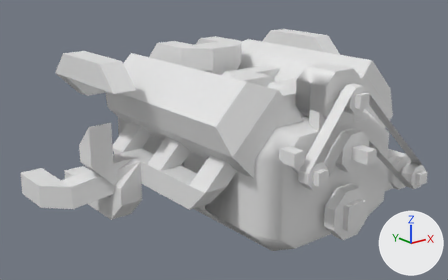
What one commit did to the OBJ model mccore/src/main/resources/assets/ivv/objmodels/parts/experimentalengine.obj.
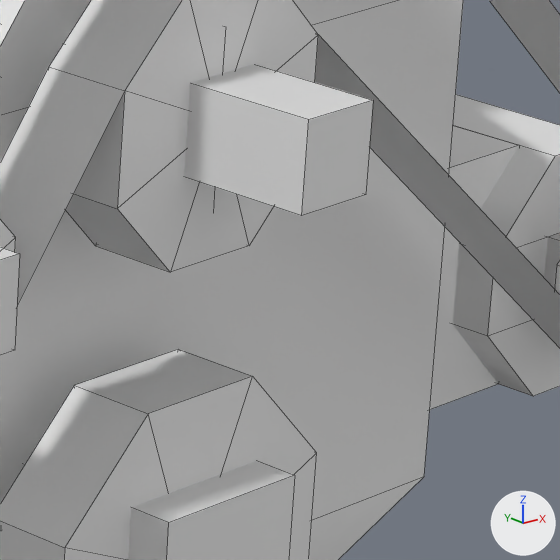
The first picture shows the older version from a 50 mm lens placed at (-1.103, -1.619, 0.617), pointed at (-0.067, -0.325, 0.1). The close-ups show both versions on the part from 73% to 90% of the width and 49% to 76% of the height of that picture; other places that the commit changed are outside them. The axes (+X, +Y, +Z) are drawn at lower right. The lights are the same throughout. The close-ups show mesh edges as thin lines. Materials are left out; every surface is plain grey. Where no turn or scale is listed for an object, it has been applied to the vertices. Vertices at the same position are counted once.

The scene before the commit, as lines of its bpy script (objects in view):
```python
me_belt = bpy.data.meshes.new('belt')
me_belt.from_pydata(...)  # 20 vertices, 5 faces; spans x -0.156..0.278, y -0.734..-0.703, z 0.0..0.294
me_belt.materials.append(mat_m_42fd4b5a_148b_5168_0e37_78d0de8dce10)
# before: 12 (-0.047, -0.703, 0.176) at pixel (48, 66), 13 (-0.047, -0.734, 0.176) at pixel (124, 90), 14 (-0.094, -0.734, 0.112), 15 (-0.094, -0.703, 0.112)
me_pulley = bpy.data.meshes.new('pulley')
me_pulley.from_pydata(...)  # 26 vertices, 30 faces; spans x -0.047..0.047, y -0.781..-0.625, z 0.109..0.203
me_pulley.materials.append(mat_m_42fd4b5a_148b_5168_0e37_78d0de8dce10)
# before: 1 (0.016, -0.781, 0.172) at pixel (373, 100), 2 (0.016, -0.781, 0.141) at pixel (365, 194), 4 (-0.016, -0.781, 0.141) at pixel (301, 215), 5 (-0.016, -0.781, 0.172) at pixel (308, 119)
me_tensioner_pulley = bpy.data.meshes.new('tensioner_pulley')
me_tensioner_pulley.from_pydata(...)  # a box spanning x -0.1406..-0.1094, y -0.75..-0.7031, z 0.1094..0.1406; an 8-sided cylinder along y spanning x -0.1562..-0.0938, y -0.7344..-0.7031, z 0.0938..0.1563
me_tensioner_pulley.materials.append(mat_m_42fd4b5a_148b_5168_0e37_78d0de8dce10)
ob_belt = bpy.data.objects.new('belt', me_belt)
ob_belt.location = (0.0, 0.0, 0.0)
ob_pulley = bpy.data.objects.new('pulley', me_pulley)
ob_pulley.location = (0.0, 0.0, 0.0)
ob_tensioner_pulley = bpy.data.objects.new('tensioner_pulley', me_tensioner_pulley)
ob_tensioner_pulley.location = (0.0, 0.0, 0.0)
# also in view: 'dampener' at (0.0, -0.688, 0.0); 'powersteering' at (0.25, -0.641, 0.031); 'block_front' at (0.03, -0.562, 0.107)
```
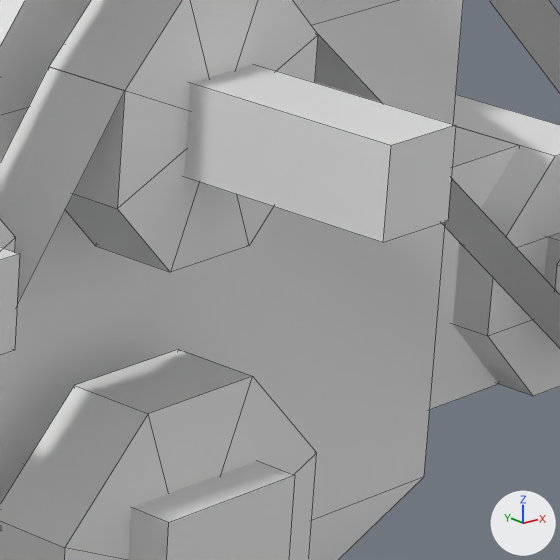
Boxes (x1, y1, x2, y2) around the edits, measured in the close-ups (560 x 560 px; the box of a moved part takes in the faces that stretch with it):
'pulley', reshaped: before (49, 0, 373, 272); after (49, 0, 456, 272)
part 1 of me_belt, moved or reshaped: (0, 67, 124, 305) in both
part 2 of me_pulley, moved or reshaped: before (184, 64, 373, 216); after (184, 64, 456, 243)

Patch to the scene script:
```diff
--- a/mccore/src/main/resources/assets/ivv/objmodels/parts/experimentalengine.obj.py
+++ b/mccore/src/main/resources/assets/ivv/objmodels/parts/experimentalengine.obj.py
@@ me_belt @@
 me_belt.from_pydata(...)  # 20 vertices, 5 faces; spans x -0.156..0.278, y -0.734..-0.703, z 0.0..0.294
 # used by ob_belt; location = (0.0, 0.0, 0.0)
 # verts and faces of me_belt; kept vertices keep their numbers, new ones are numbered from 20
+# me_belt part 1
+delete_faces([(12, 13, 14, 15)])
+faces += [(12, 15, 14, 13)]
@@ me_pulley @@
 me_pulley.from_pydata(...)  # 26 vertices, 30 faces; spans x -0.047..0.047, y -0.781..-0.625, z 0.109..0.203
 # used by ob_pulley; location = (0.0, 0.0, 0.0)
+# me_pulley part 2
+for i in [1, 2, 4, 5]: me_pulley.vertices[i].co += Vector((0.0, -0.031, 0.0))
```
